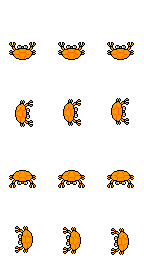
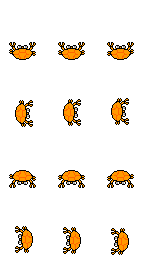
Before/after of a 144x256 layered artwork. What changed in the layer stack:
painted on "North" over [9,49,134,56]
painted on "East" over [19,98,122,127]
painted on "South" over [9,174,134,181]
painted on "West" over [22,226,125,255]
